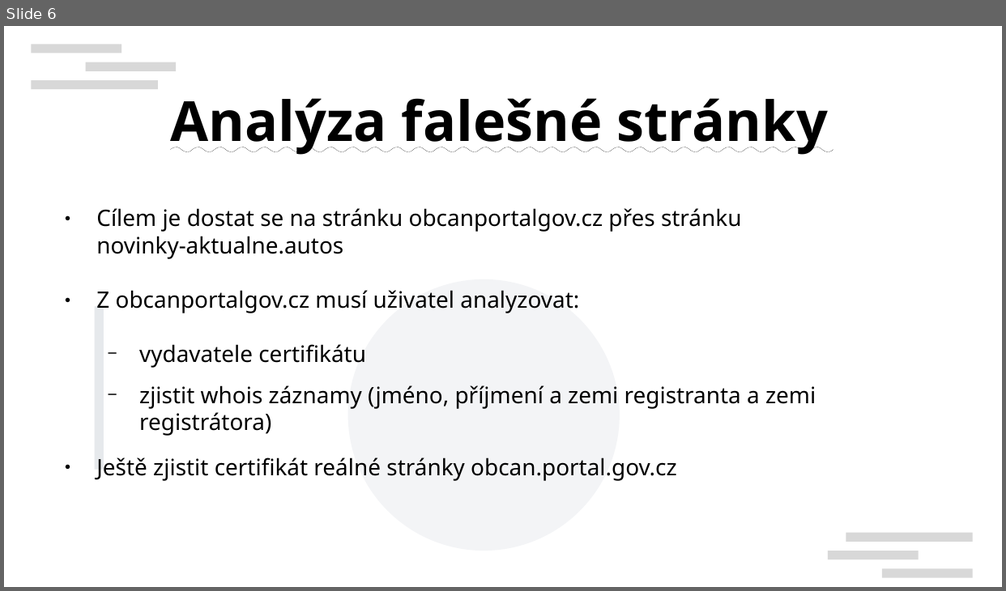
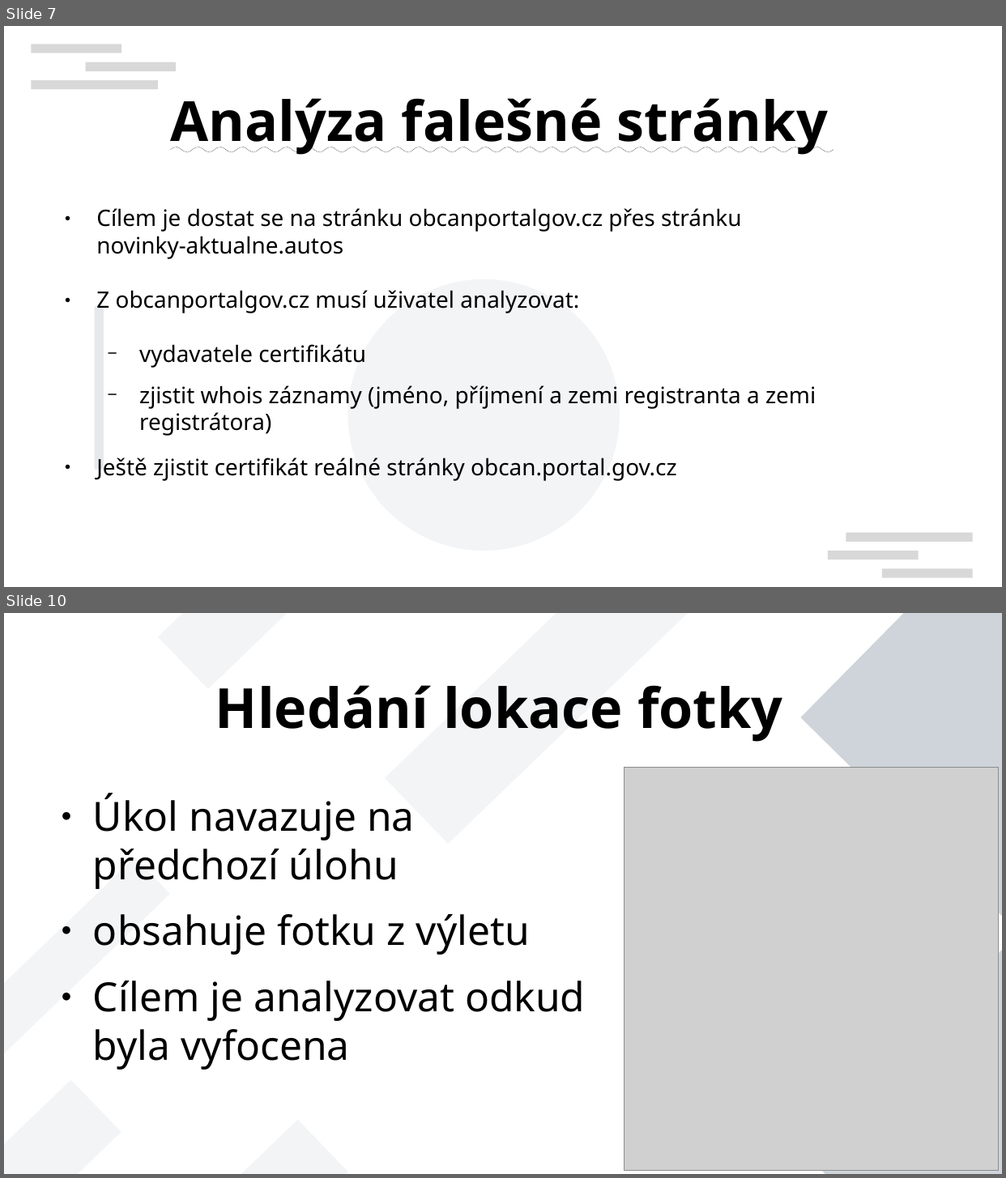
Before and after one commit to theFivehead/CTF-interaktivni-osveta, a slide deck: prezentace.odp. Shown one above the other, each under a label of ours: slide 6 before the commit, slides 7 and 10 after it; the slides between them are not shown. The pictures are 1006x591 and 1006x1178 pixels, drawn with LibreOffice and Linux fonts; fonts in the diff are those of the drawing; grey boxes stand for pictures; background and template pictures are left out. Boxes give left, top, right and bottom in pixels: in the first picture for what was removed or moved away, otherwise in the second. Text is boxed around its words. In the diff, an @@ line names an element or a change of style, - is before the commit and + after.

```diff
--- a/prezentace.odp
+++ b/prezentace.odp
@@ slide 10 added at bbox=[4, 613, 1002, 1174], background #FFFFFF @@
@@ rectangle added at bbox=[158, 613, 393, 689], fill #8D99AE at 10% opacity @@
@@ rectangle added at bbox=[385, 613, 695, 844], fill #8D99AE at 10% opacity @@
@@ rectangle added at bbox=[801, 613, 1002, 920], fill #CED4DA @@
@@ title added at bbox=[215, 685, 783, 742], 44 pt, text #000000, bold @@
+Hledání lokace fotky
@@ picture added at bbox=[624, 768, 999, 1172] @@
@@ text added at bbox=[93, 794, 585, 1070], 32 pt, text #000000 @@
+● Úkol navazuje na předchozí úlohu
+● obsahuje fotku z výletu
+● Cílem je analyzovat odkud byla vyfocena
@@ rectangle added at bbox=[4, 858, 169, 1071], fill #8D99AE at 10% opacity @@
@@ rectangle added at bbox=[803, 948, 1002, 1174], fill #CED4DA @@
@@ rectangle added at bbox=[4, 1080, 121, 1174], fill #8D99AE at 10% opacity @@
@@ rectangle added at bbox=[113, 1120, 348, 1174], fill #8D99AE at 10% opacity @@
@@ what was slide 6 is now slide 7 @@
```
Also in this commit, not shown: 5 slides changed, 1 other slide added, 1 slide removed, 2 other files.
